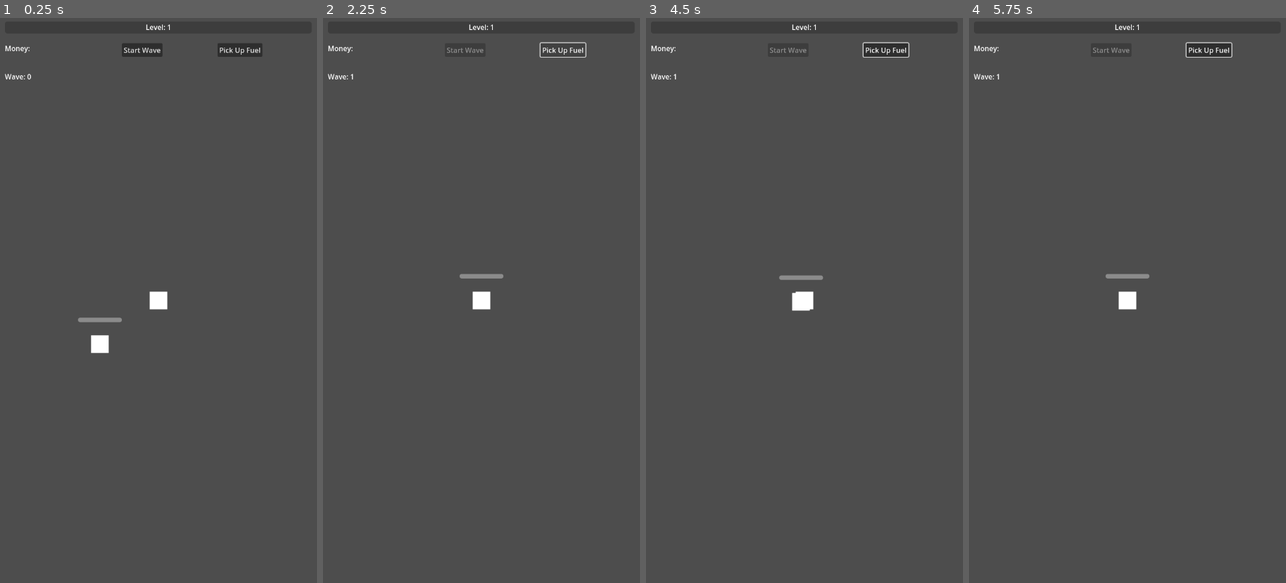
Above: before the commit, frames 1-4 (left to right).
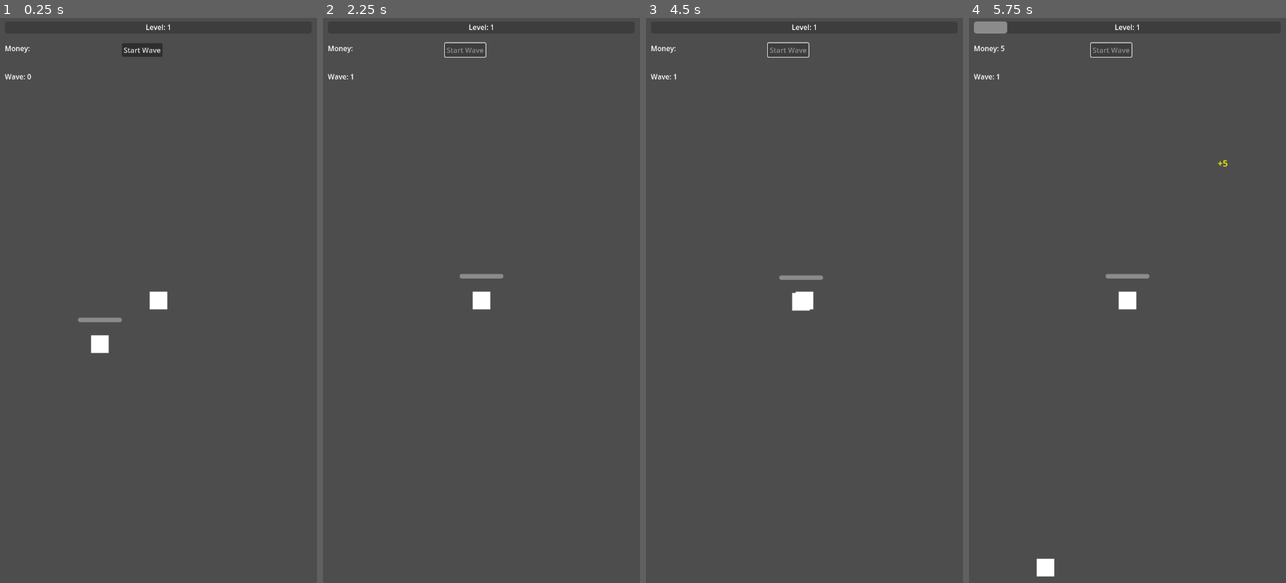
Above: after the commit, the same moments.

Repository: Davideee03/MobileComputing
Game: Godot game, scene res://Scenes/Towns/Town.tscn
The game is run twice, just before and just after one commit, with the same random seed, the same clock (stepped at 60 frames per second) and the same inputs.
Inputs (mouse positions are in pixels of both pictures, inside the frame that each line leads up to):
- Up to frame 1 (0.25 s): no input
- Up to frame 2 (2.25 s): click "Pick Up Fuel" (after the commit: "Start Wave") at 0.5 s; click (465, 51) at 1.25 s, where only the run before the commit has a clickable "Start Wave"; click (563, 51) at 2 s, where only the run before the commit has a clickable "Pick Up Fuel"
- Up to frame 3 (4.5 s): click (886, 51) at 2.75 s, where only the run before the commit has a clickable "Pick Up Fuel"; tap Enter at 3.5 s; move the mouse to (874, 272) at 3.52 s; click (874, 272) at 3.67 s; tap Space at 4.25 s; drag from (741, 328) to (804, 300) at 4.27 s
- Up to frame 4 (5.75 s): move the mouse to (1159, 176) at 5.02 s; click (1159, 176) at 5.17 s

The runs differ from the first frame. In frame 1, 0.3% of the frame differs, in the area x 68-83%, y 4-7%; in frame 2, 0.2%; in frame 3, 0.4%; in frame 4, 0.9%, in the area x 1-84%, y 0-99%.

Commit message:
Some changes to the wave
Changes:
- Fuel container follows the player when the wave is started
- Polishing the code

Diff:
--- a/Scenes/Fuel/FuelContainer/FuelContainer.tscn
+++ b/Scenes/Fuel/FuelContainer/FuelContainer.tscn
@@ -1,19 +1,15 @@
-[gd_scene load_steps=4 format=3 uid="uid://dvhjxcscbxat6"]
+[gd_scene load_steps=3 format=3 uid="uid://dvhjxcscbxat6"]
 
 [ext_resource type="Script" path="res://Scripts/Fuel/FuelContainer.gd" id="1_cwpt3"]
 
 [sub_resource type="RectangleShape2D" id="RectangleShape2D_338jw"]
 size = Vector2(40, 40)
 
-[sub_resource type="CircleShape2D" id="CircleShape2D_a4fct"]
-radius = 300.0
-
-[node name="FuelContainer" type="Area2D" node_paths=PackedStringArray("health_bar")]
+[node name="FuelContainer" type="Area2D"]
 collision_layer = 8
 collision_mask = 0
 monitoring = false
 script = ExtResource("1_cwpt3")
-health_bar = NodePath("FuelHealthBar")
 
 [node name="FuelCol" type="CollisionShape2D" parent="."]
 shape = SubResource("RectangleShape2D_338jw")
@@ -32,15 +28,3 @@
 mouse_filter = 2
 value = 100.0
 show_percentage = false
-
-[node name="PlayerDetector" type="Area2D" parent="."]
-collision_layer = 0
-collision_mask = 2
-monitorable = false
-
-[node name="CollisionShape2D" type="CollisionShape2D" parent="PlayerDetector"]
-shape = SubResource("CircleShape2D_a4fct")
-
-[connection signal="destroyed" from="." to="." method="_on_destroyed"]
-[connection signal="area_entered" from="PlayerDetector" to="." method="_on_player_detector_area_entered"]
-[connection signal="area_exited" from="PlayerDetector" to="." method="_on_player_detector_area_exited"]
--- a/Scenes/Player/Player.tscn
+++ b/Scenes/Player/Player.tscn
@@ -17,8 +17,6 @@
 script = ExtResource("1_q7gve")
 
 [node name="Camera2D" type="Camera2D" parent="." node_paths=PackedStringArray("target")]
-limit_left = -1250
-limit_right = 1250
 script = ExtResource("2_nrn82")
 target = NodePath("..")
 
--- a/Scenes/Towns/Town.tscn
+++ b/Scenes/Towns/Town.tscn
@@ -1,15 +1,27 @@
-[gd_scene load_steps=7 format=3 uid="uid://cu3i1p3knb8dp"]
+[gd_scene load_steps=8 format=3 uid="uid://cu3i1p3knb8dp"]
 
 [ext_resource type="PackedScene" uid="uid://dvhjxcscbxat6" path="res://Scenes/Fuel/FuelContainer/FuelContainer.tscn" id="2_1j8pv"]
 [ext_resource type="PackedScene" uid="uid://6qm43mvh3ma6" path="res://Scenes/Enemies/Enemy.tscn" id="2_6xet0"]
 [ext_resource type="Script" path="res://Scripts/Enemies/WaveManager.gd" id="2_7hnn4"]
 [ext_resource type="PackedScene" uid="uid://cicvcl7ecrmi7" path="res://Scenes/Enemies/EnemySpawner.tscn" id="2_kbano"]
 [ext_resource type="PackedScene" uid="uid://7lfiufia8slp" path="res://Scenes/Player/Player.tscn" id="2_ko0f8"]
-[ext_resource type="Script" path="res://Scripts/Fuel/PickUpFuel.gd" id="3_057bw"]
+[ext_resource type="Script" path="res://Scripts/Enemies/StartWaveButton.gd" id="3_72yn0"]
+
+[sub_resource type="CircleShape2D" id="CircleShape2D_lm2qt"]
+radius = 270.0
 
 [node name="World" type="Node2D"]
 
-[node name="FuelContainer" parent="." instance=ExtResource("2_1j8pv")]
+[node name="FuelContainer" parent="." node_paths=PackedStringArray("player") instance=ExtResource("2_1j8pv")]
+player = NodePath("../Player")
+
+[node name="PlayerDetector" type="Area2D" parent="FuelContainer"]
+collision_layer = 0
+collision_mask = 2
+monitorable = false
+
+[node name="CollisionShape2D" type="CollisionShape2D" parent="FuelContainer/PlayerDetector"]
+shape = SubResource("CircleShape2D_lm2qt")
 
 [node name="Player" parent="." instance=ExtResource("2_ko0f8")]
 position = Vector2(133, -99)
@@ -31,7 +43,7 @@
 offset_bottom = 155.0
 text = "Wave: 0"
 
-[node name="StartWave" type="Button" parent="Player/Control"]
+[node name="StartWave" type="Button" parent="Player/Control" node_paths=PackedStringArray("spawners", "fuel_container")]
 unique_name_in_owner = true
 layout_mode = 0
 offset_left = 366.0
@@ -39,29 +51,23 @@
 offset_right = 458.0
 offset_bottom = 96.0
 text = "Start Wave"
-
-[node name="PickUpFuel" type="Button" parent="Player/Control" node_paths=PackedStringArray("player", "fuel_container")]
-layout_mode = 0
-offset_left = 583.0
-offset_top = 65.0
-offset_right = 591.0
-offset_bottom = 73.0
-text = "Pick Up Fuel"
-script = ExtResource("3_057bw")
-player = NodePath("../..")
+script = ExtResource("3_72yn0")
+spawners = NodePath("../../Spawners")
 fuel_container = NodePath("../../../FuelContainer")
 
-[node name="Spawners" type="Node2D" parent="."]
+[node name="Spawners" type="Node2D" parent="Player"]
+position = Vector2(-133, 99)
 script = ExtResource("2_7hnn4")
 enemies = Array[PackedScene]([ExtResource("2_6xet0")])
 
-[node name="EnemySpawner" parent="Spawners" node_paths=PackedStringArray("target") instance=ExtResource("2_kbano")]
+[node name="EnemySpawner" parent="Player/Spawners" node_paths=PackedStringArray("target") instance=ExtResource("2_kbano")]
 position = Vector2(-1250, 0)
-target = NodePath("../../FuelContainer")
+target = NodePath("../../../FuelContainer")
 
-[node name="EnemySpawner2" parent="Spawners" node_paths=PackedStringArray("target") instance=ExtResource("2_kbano")]
+[node name="EnemySpawner2" parent="Player/Spawners" node_paths=PackedStringArray("target") instance=ExtResource("2_kbano")]
 position = Vector2(1250, 0)
-target = NodePath("../../FuelContainer")
+target = NodePath("../../../FuelContainer")
 
-[connection signal="button_down" from="Player/Control/StartWave" to="Spawners" method="_on_start_wave_button_down"]
-[connection signal="button_down" from="Player/Control/PickUpFuel" to="Player/Control/PickUpFuel" method="_on_button_down"]
+[connection signal="area_entered" from="FuelContainer/PlayerDetector" to="Player/Control/StartWave" method="_on_player_detector_area_entered"]
+[connection signal="area_exited" from="FuelContainer/PlayerDetector" to="Player/Control/StartWave" method="_on_player_detector_area_exited"]
+[connection signal="button_down" from="Player/Control/StartWave" to="Player/Control/StartWave" method="_on_button_down"]
--- a/Scripts/Enemies/EnemySpawner.gd
+++ b/Scripts/Enemies/EnemySpawner.gd
@@ -32,8 +32,6 @@
 	new_enemy.set_target(target)
 
 	var monster_value : int = new_enemy.monster_value
-#	parent.update_wave(monster_value)
-#	update_enemies_number(monster_value)
 
 func choose_rand_enemy():
 	if parent.stop_spawning():
@@ -41,9 +39,3 @@
 	var rand_enemy = enemies.pick_random()
 
 	return rand_enemy
-
-#func update_enemies_number(value : int):
-#	enemies_number+=value
-#
-#	if enemies_number<=0:
-#		print(enemies_number)
--- /dev/null
+++ b/Scripts/Enemies/StartWaveButton.gd
@@ -0,0 +1,28 @@
+extends Button
+
+@export var spawners : Node2D
+@export var fuel_container : Area2D
+var is_near_to_fuel : bool = false
+
+func _on_button_down():
+	#Start wave only if the player is near
+	#to the fuel container
+	if !is_near_to_fuel: return
+	spawners.start_wave()
+
+	#Set fuel container position
+	fuel_container.follow_player()
+
+	#Disable Button
+	disabled = true
+
+func end_wave():
+	#Enable button
+	disabled = false
+	fuel_container.stop_following_player()
+
+
+func _on_player_detector_area_entered(_area):
+	is_near_to_fuel = true
+func _on_player_detector_area_exited(_area):
+	is_near_to_fuel = false
--- a/Scripts/Enemies/WaveManager.gd
+++ b/Scripts/Enemies/WaveManager.gd
@@ -36,8 +36,7 @@
 
 	if current_enemies<=0:
 		wave_ended = true
-		wave_button.disabled = false
-
+		wave_button.end_wave()
 
 func spawn_enemy(enemy):
 	add_child(enemy)
@@ -45,7 +44,3 @@
 
 func stop_spawning():
 	return enemy_spawned>=max_enemies
-
-func _on_start_wave_button_down():
-	start_wave()
-	wave_button.disabled = true
--- a/Scripts/Fuel/FuelContainer.gd
+++ b/Scripts/Fuel/FuelContainer.gd
@@ -1,24 +1,14 @@
-extends BuildingHealth
+extends Area2D
 
-var player = null
-var player_near : bool = false
-
-func _on_destroyed():
-	get_tree().reload_current_scene()
+@export var player : Node2D
+var follow : bool = false
 
 func _process(_delta):
-	if player==null: return
+	if !follow: return
 	global_position = player.global_position
 
-func set_player(new_player):
-	if !player_near: return
-	if player==null:
-		player = new_player
-	else:
-		player = null
-
-
-func _on_player_detector_area_entered(_area):
-	player_near = true
-func _on_player_detector_area_exited(_area):
-	player_near = false
+#Functions called by StartWave button
+func follow_player():
+	follow = true
+func stop_following_player():
+	follow = false
--- a/Scripts/Player/Player.gd
+++ b/Scripts/Player/Player.gd
@@ -7,15 +7,6 @@
 
 var first_position : Vector2
 var is_dragging : bool = false
-
-###ENEMIES###
-#var enemies : Array[Node2D]
-
-#@export_category("Shoot")
-#@export var can_shoot : bool = true
-#@onready var timer = $Timer
-#@onready var BULLET = preload("res://Scenes/Player/PlayerBullet.tscn")
-#@onready var bullet_container = $BulletContainer
 
 func _ready():
 	first_position = global_position
@@ -39,26 +30,3 @@
 func _process(delta):
 	if is_dragging:
 		global_position += direction * speed * delta
-#	#If there's an enemy and can_shoot, shoot
-#	if !enemies.is_empty() && can_shoot:
-#		shoot()
-#		can_shoot = false
-
-#Manage enemies array
-#func _on_emey_detector_area_entered(area):
-#	enemies.append(area)
-#func _on_emey_detector_area_exited(area):
-#	enemies.erase(area)
-#
-##Shoot
-#func shoot():
-#	#Get the closer enemy
-#	var bullet = BULLET.instantiate()
-#	bullet_container.add_child(bullet)
-#	var current_enemey_position = Utilities.get_closer_node_array(enemies, global_position).global_position
-#	bullet.global_position = global_position
-#	bullet.get_direction(current_enemey_position)
-#	timer.start()
-##Reload
-#func _on_timer_timeout():
-#	can_shoot = true
